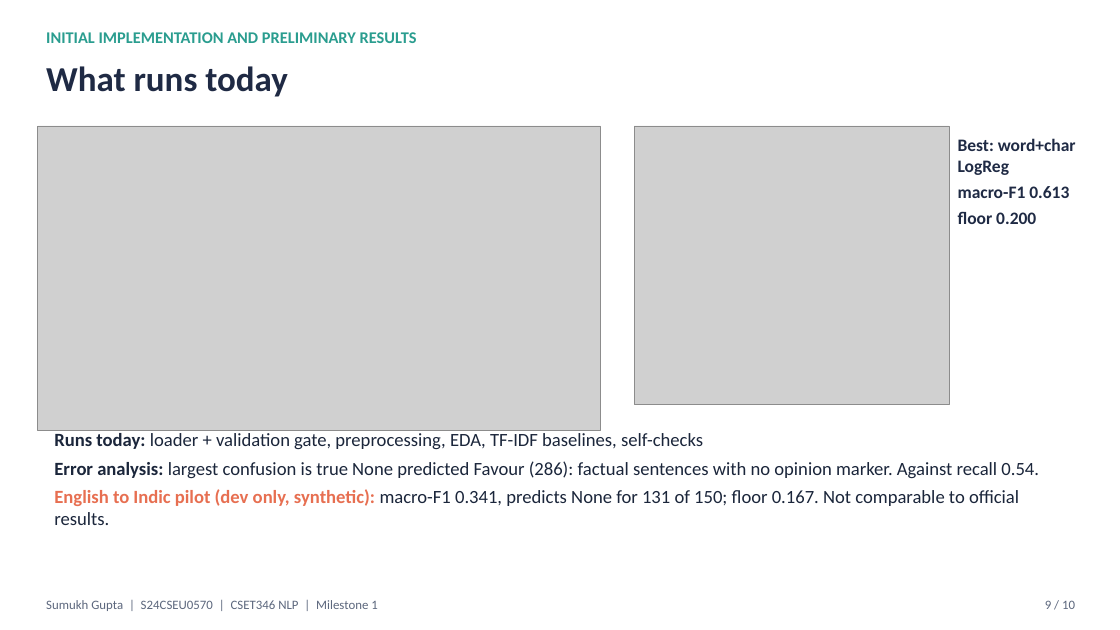
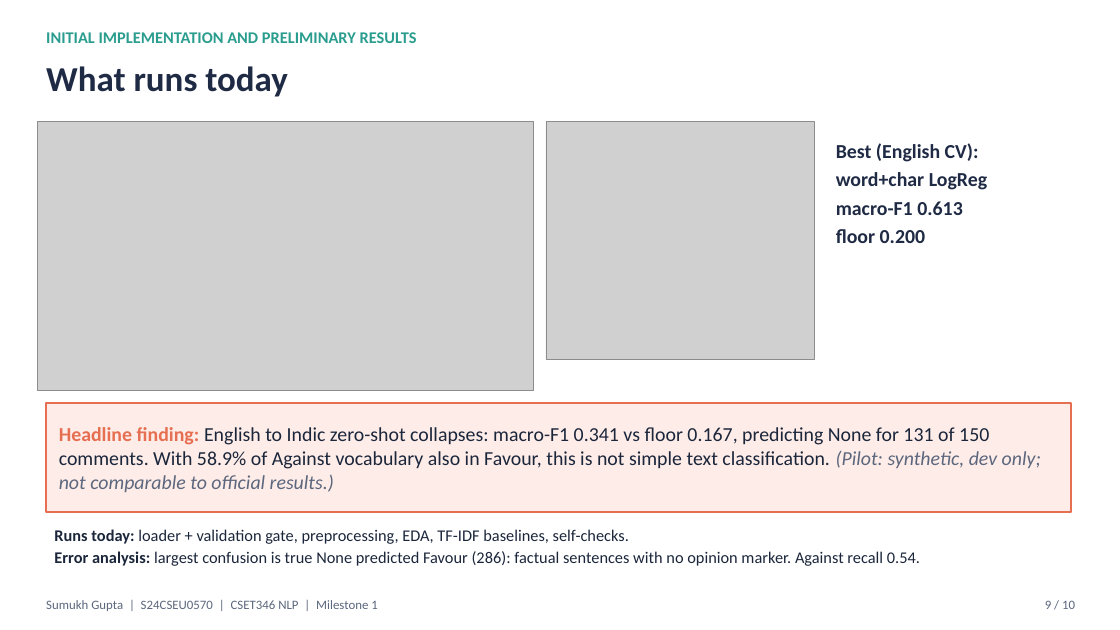
Before and after one commit to sumukh-dgaf/indic-climate-stance, a slide deck: slide 9 of outputs/Milestone1_Sumukh_S24CSEU0570.pptx. Drawn at 1120x630 pixels with LibreOffice and Linux fonts; fonts in the diff are those of the drawing; grey boxes stand for pictures. Boxes give left, top, right and bottom in pixels: in the first picture for what was removed or moved away, otherwise in the second. Text is boxed around its words. In the diff, an @@ line names an element or a change of style, - is before the commit and + after.

```diff
--- a/outputs/Milestone1_Sumukh_S24CSEU0570.pptx
+++ b/outputs/Milestone1_Sumukh_S24CSEU0570.pptx
@@ picture: place and size @@
-picture at (38,126,601,431)
+picture at (38,122,534,390)
@@ picture: place and size @@
-picture at (634,126,949,405)
+picture at (546,122,815,360)
@@ text "Best (English CV):": place and size @@
-text "Best (English CV):" at (958,138,1076,224)
+text "Best (English CV):" at (836,143,988,243)
@@ text at (836,143,988,190): text changed; size 15 to 17 pt @@
-Best: word+char LogReg
+Best (English CV):
+word+char LogReg
@@ text at (836,201,963,243): size 15 to 17 pt in "macro-F1 0.613", "floor 0.200" @@
@@ rectangle added at (46,403,1071,513), fill #FDECE8, outline #E76F51 1.5 pt, 17 pt, text #1B263B @@
+Headline finding: English to Indic zero-shot collapses: macro-F1 0.341 vs floor 0.167, predicting None for 131 of 150 comments. With 58.9% of Against vocabulary also in Favour, this is not simple text classification. (Pilot: synthetic, dev only; not comparable to official results.)
@@ text at (54,489,1019,525): paragraph removed @@
-English to Indic pilot (dev only, synthetic): macro-F1 0.341, predicts None for 131 of 150; floor 0.167. Not comparable to official results.
@@ text "Runs today: loader + validation ...": place and size @@
-text "Runs today: loader + validation ..." at (54,433,1039,525)
+text "Runs today: loader + validation ..." at (54,529,920,566)
@@ text at (54,529,629,544): text changed; size 16 to 14 pt @@
-Runs today: loader + validation gate, preprocessing, EDA, TF-IDF baselines, self-checks
+Runs today: loader + validation gate, preprocessing, EDA, TF-IDF baselines, self-checks.
@@ text at (54,551,920,566): size 16 to 14 pt in "Error analysis: largest confusion is true None ..."; less space between paragraphs @@
```
Also in this commit, not shown: 4 other slides changed, 1 other file.
